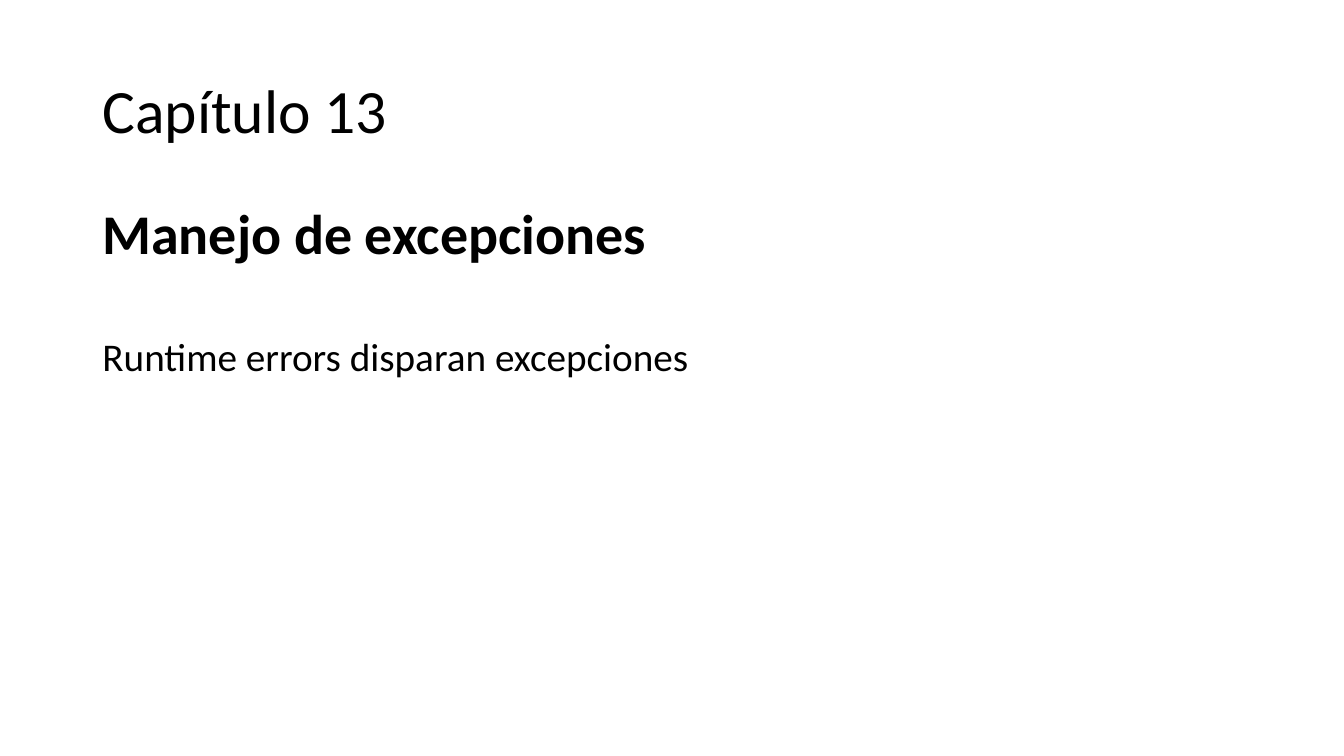
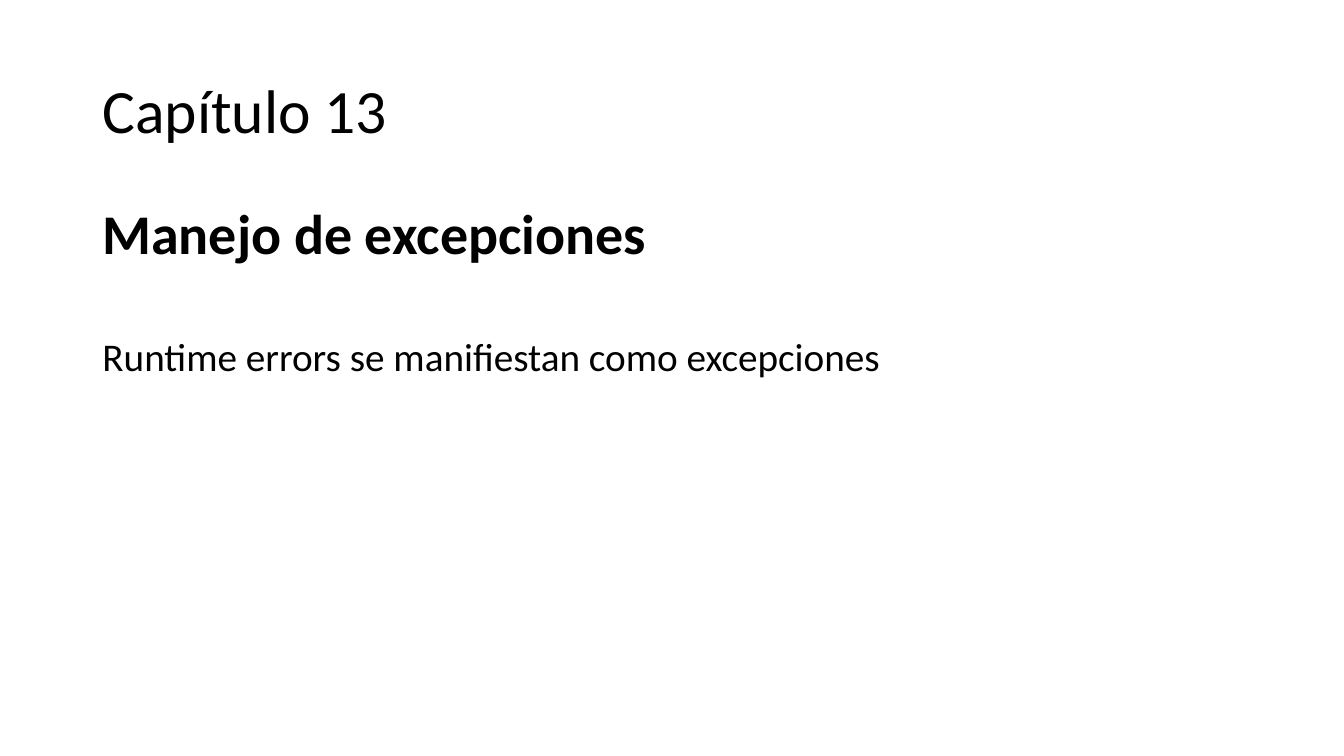
Before and after one commit to AlbertOsinaga/CursoCSharp__8, a slide deck: slide 185 of CSharpQuickReferencia.pptx. Drawn at 1344x756 pixels with LibreOffice and Linux fonts; fonts in the diff are those of the drawing. Boxes give left, top, right and bottom in pixels: in the first picture for what was removed or moved away, otherwise in the second. Text is boxed around its words. In the diff, an @@ line names an element or a change of style, - is before the commit and + after.

Commit message:
V 2020 05 07 PPT CQR 201 slides

```diff
--- a/CSharpQuickReferencia.pptx
+++ b/CSharpQuickReferencia.pptx
@@ text at [102, 344, 880, 378]: text changed @@
-Runtime errors disparan excepciones
+Runtime errors se manifiestan como excepciones
```
Also in this commit, not shown: 15 slides added, 23 other files.
